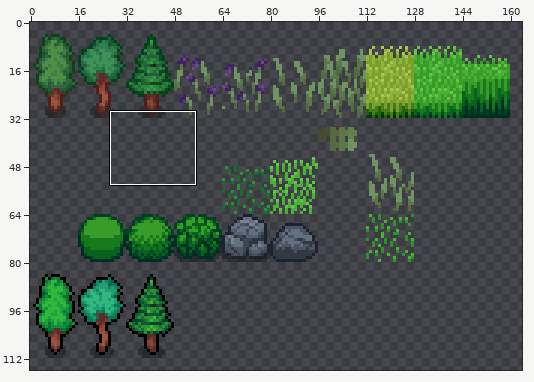
Two states of a sprite sheet, colonysimulation/assets/tiles/objects.png. The picture above shows the old version from afar; the outline marks the close-up.
Close-up. Old version:
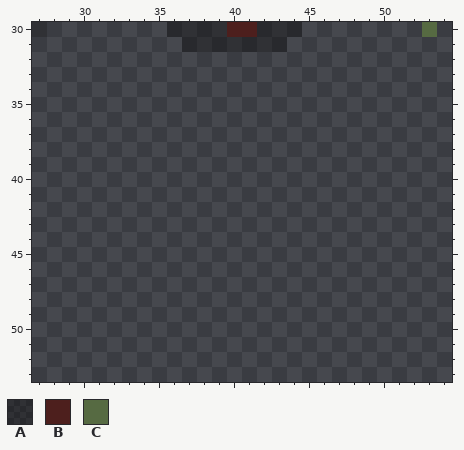
The file is 256x256 pixels. Colours within 5 levels of each other are drawn and written as one. Shown: x 27..54, y 30..53. The wide view leaves out empty margins.
Palette (. is transparent): A #00000051  B #4d1f1d  C #566a42
Pixels before, first column x 27:
30 A........AAAABBAAA........C
31 ..........AAAAAAA..........
After the commit:
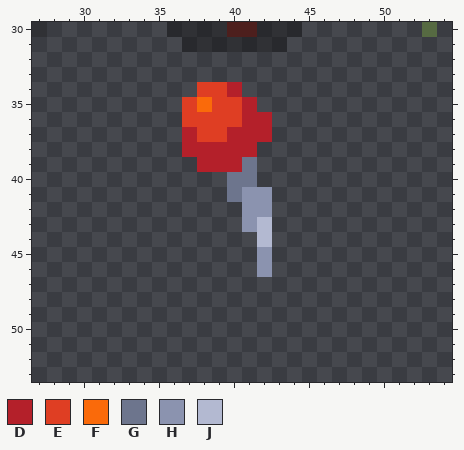
Colours new in this view: D #b4202a  E #df3e23  F #fa6a0a  G #6d758d  H #8b93af  J #b3b9d1
Changes in this commit:
y 34: x 38..40 ... -> EED
y 35: x 37..41 ..... -> EFEED
y 36: x 37..42 ...... -> EEEEDD
y 37: x 37..42 ...... -> DEEDDD
y 38: x 37..41 ..... -> DDDDD
y 39: x 38..41 .... -> DDDG
y 40: x 40..41 .. -> GG
y 41: x 40..42 ... -> GHH
y 42: x 41..42 .. -> HH
y 43: x 41..42 .. -> HJ
y 44: x 42 . -> J
y 45..46: x 42 . -> H
